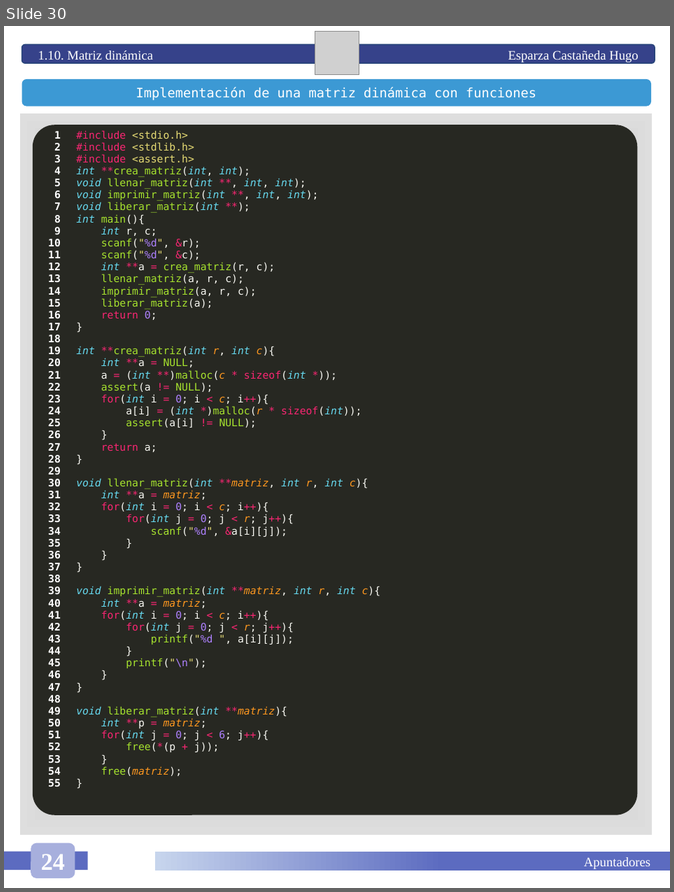
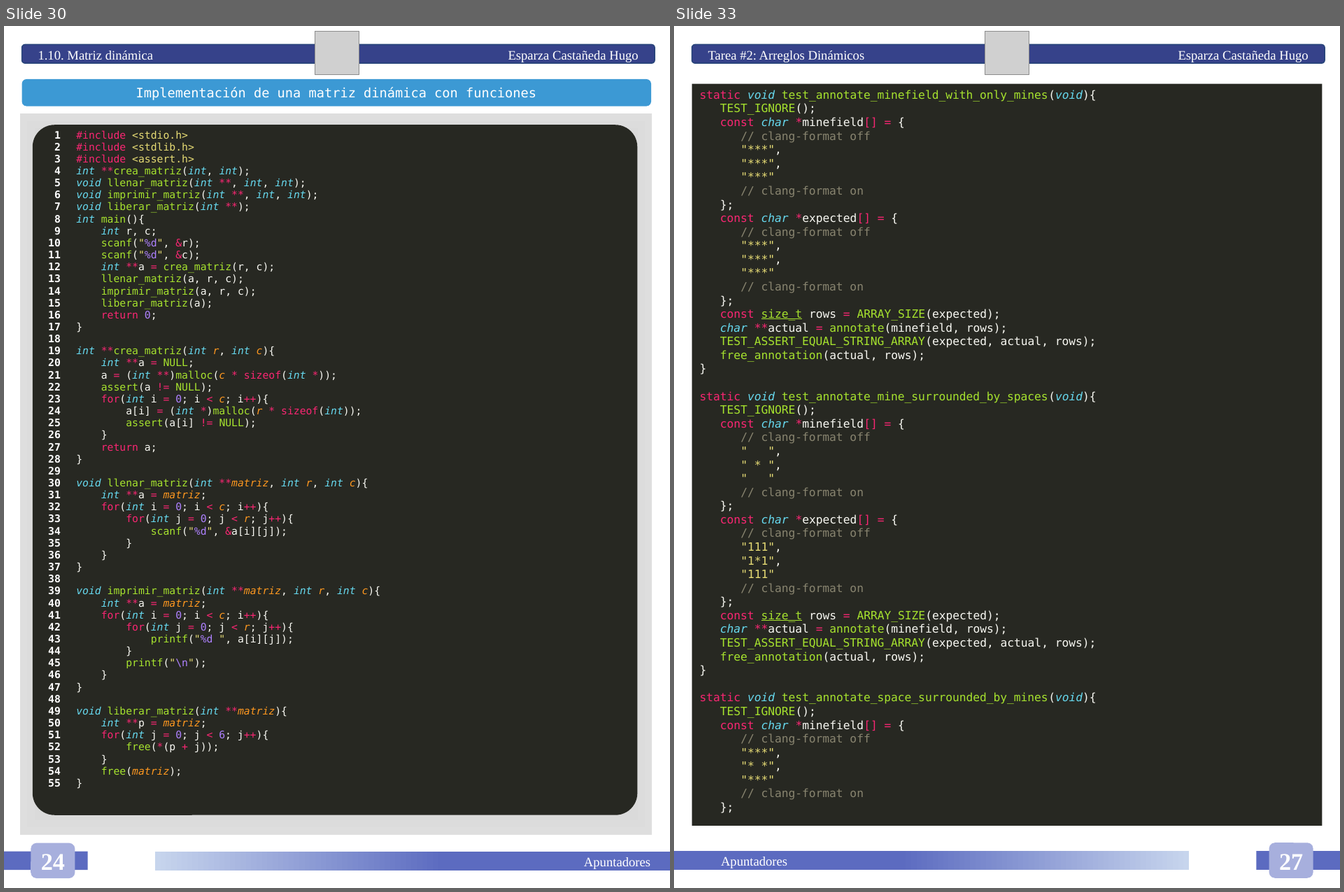
Before and after one commit to HugoEsparzaC/Libreta-Estructuras-II, a slide deck: Estructuras de Datos II.pptx. Shown side by side, each under a label of ours: slide 30 before the commit, slides 30 and 33 after it; the slides between them are not shown. The pictures are 674x892 and 1344x892 pixels, drawn with LibreOffice and Linux fonts; fonts in the diff are those of the drawing; grey boxes stand for pictures. Boxes give left, top, right and bottom in pixels: in the first picture for what was removed or moved away, otherwise in the second. Text is boxed around its words. In the diff, an @@ line names an element or a change of style, - is before the commit and + after.

Commit message:
Tarea 02

```diff
--- a/Estructuras de Datos II.pptx
+++ b/Estructuras de Datos II.pptx
@@ slide 33 added at [674, 26, 1340, 888], background #FFFFFF @@
@@ rounded rectangle added at [692, 45, 1326, 64], fill #36428A, outline #28457A 1 pt, 12 pt, text #FFFFFF @@
+Tarea #2: Arreglos Dinámicos Esparza Castañeda Hugo
@@ picture added at [986, 31, 1029, 74] @@
@@ rectangle added at [692, 84, 1322, 827], fill #272822, 10.5 pt, text #A6E22E @@
+static void test_annotate_minefield_with_only_mines(void){
+TEST_IGNORE();
+const char *minefield[] = {
+// clang-format off
+"***",
+"***",
+"***"
+// clang-format on
+};
+const char *expected[] = {
+// clang-format off
+"***",
+"***",
+"***"
+// clang-format on
+};
+const size_t rows = ARRAY_SIZE(expected);
+char **actual = annotate(minefield, rows);
+TEST_ASSERT_EQUAL_STRING_ARRAY(expected, actual, rows);
+free_annotation(actual, rows);
+}
+static void test_annotate_mine_surrounded_by_spaces(void){
+TEST_IGNORE();
+const char *minefield[] = {
+// clang-format off
+" ",
+" * ",
+" "
+// clang-format on
+};
+const char *expected[] = {
+// clang-format off
+"111",
+"1*1",
+"111"
+// clang-format on
+};
+const size_t rows = ARRAY_SIZE(expected);
+char **actual = annotate(minefield, rows);
+TEST_ASSERT_EQUAL_STRING_ARRAY(expected, actual, rows);
+free_annotation(actual, rows);
+}
+static void test_annotate_space_surrounded_by_mines(void){
+TEST_IGNORE();
+const char *minefield[] = {
+// clang-format off
+"***",
+"* *",
+"***"
+// clang-format on
+};
@@ rounded rectangle added at [1269, 843, 1313, 878], fill #A7AFDD, 22 pt, text #FFFFFF, bold @@
+27
@@ rectangle added at [674, 851, 1189, 870], fill gradient #5C6BC0 to #C7D5ED, 12 pt, text #FFFFFF @@
+Apuntadores
@@ rectangle added at [1256, 851, 1340, 870], fill #5C6BC0 @@
```
Also in this commit, not shown: 2 slides changed, 11 other slides added, 1 other file.
